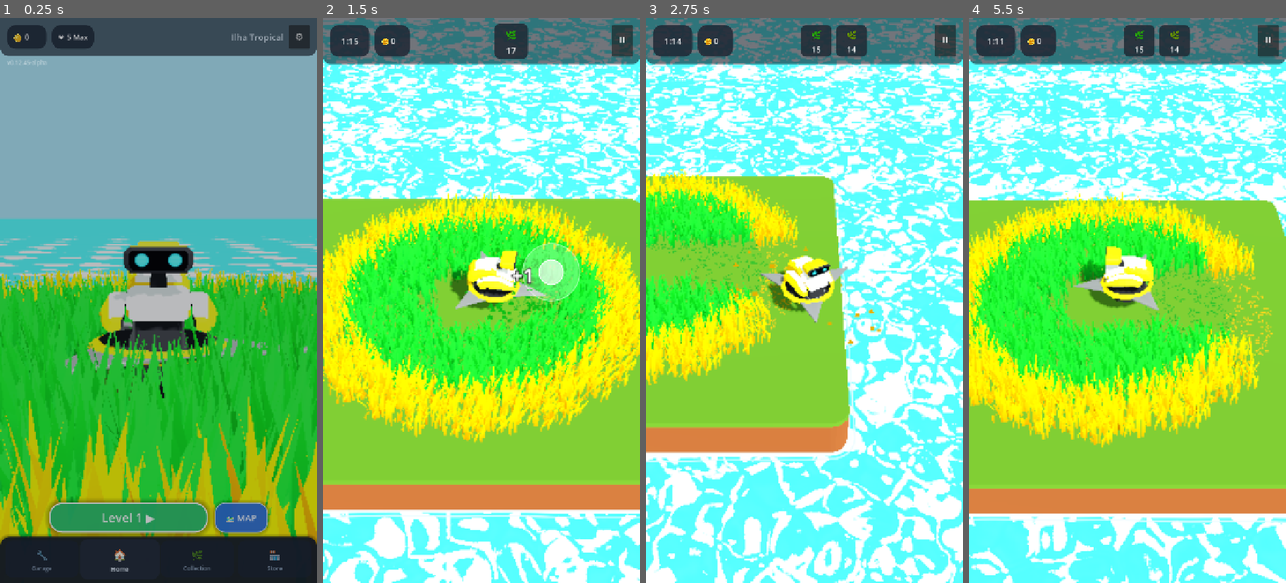
Above: before the commit, frames 1-4 (left to right).
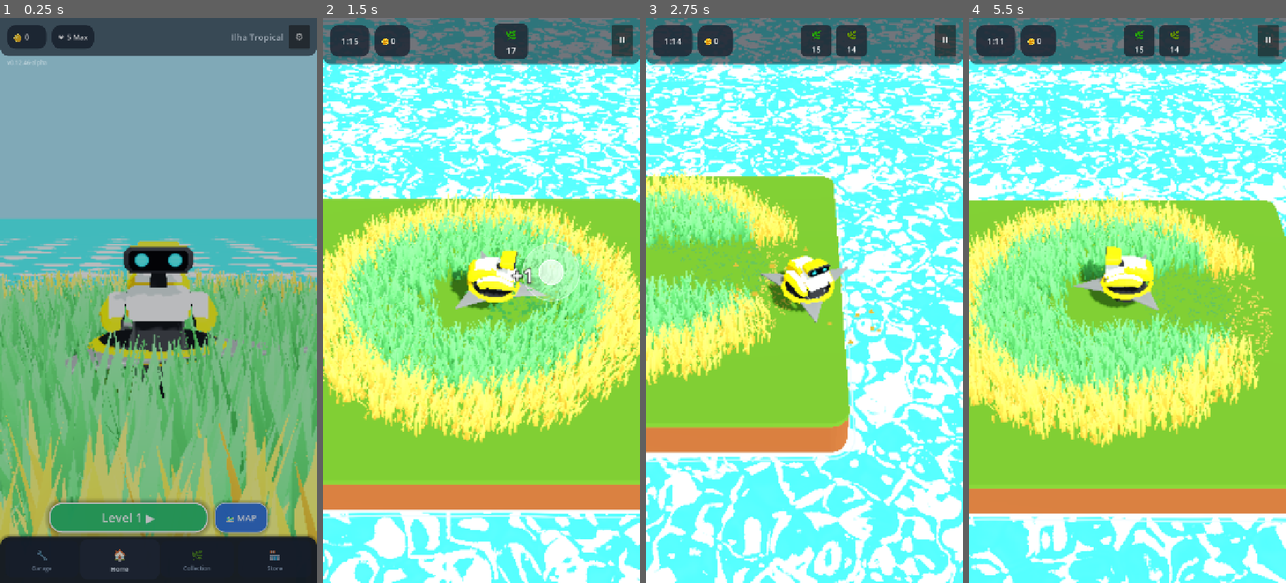
Above: after the commit, the same moments.

Repository: rogerbif/grass-cut-bot
Game: Godot game, scene res://scenes/menu/main_menu.tscn
Two runs of this game, one before a commit and one after it. Both use one fixed random seed, a clock stepped at 60 frames per second and the inputs below.
Inputs (mouse positions are in pixels of both pictures, inside the frame that each line leads up to):
- Up to frame 1 (0.25 s): no input
- Up to frame 2 (1.5 s): click "Level 1 ▶" at 0.5 s; tap Enter at 1.25 s; move the mouse to (551, 272) at 1.27 s; hold Right (ui_right) from 1.28 s (still down); hold Alt from 1.28 s (still down); click (551, 272) at 1.42 s
- Up to frame 3 (2.75 s): release Right (ui_right) at 2 s; release Alt at 2 s; drag from (741, 328) to (788, 413) at 2.02 s
- Up to frame 4 (5.5 s): move the mouse to (1159, 176) at 2.77 s; hold Right (ui_right) 2.78-3.5 s; tap Z at 2.85 s; drag from (1111, 413) to (1032, 215) at 3.52 s; move the mouse to (1222, 385) at 4.27 s; hold Left (ui_left) 4.28-5 s; tap 1 at 4.35 s; drag from (1032, 215) to (1079, 159) at 5.02 s

The runs differ from the first frame. In frame 1, 38% of the frame differs, in the area x 0-100%, y 7-93%; in frame 2, 31%; in frame 3, 10%; in frame 4, 27%.

Commit message:
feat(art): gramas 20% mais desaturadas e suaves para contraste com flores (v0.12.46-alpha)

Diff:
--- a/project.godot
+++ b/project.godot
@@ -11,7 +11,7 @@
 [application]
 
 config/name="Grass Cut Bot"
-config/version="0.12.45-alpha"
+config/version="0.12.46-alpha"
 run/main_scene="res://scenes/menu/main_menu.tscn"
 config/features=PackedStringArray("4.7", "Mobile")
 boot_splash/image="uid://3pegaomvcdut"
--- a/scripts/core/game_version.gd
+++ b/scripts/core/game_version.gd
@@ -7,7 +7,7 @@
 
 const MAJOR: int = 0
 const MINOR: int = 12
-const PATCH: int = 45
+const PATCH: int = 46
 const STAGE: String = "ALPHA" # "PRE-ALPHA", "ALPHA", "BETA", "RC", "RELEASE"
 const BUILD_TYPE: String = "dev" # "dev", "nightly", "public"
 
--- a/scripts/editor/level_editor.gd
+++ b/scripts/editor/level_editor.gd
@@ -39,15 +39,15 @@
 
 	match v_type:
 		"grass_yellow":
-			mat.albedo_color = Color(0.88, 0.76, 0.04, 1.0)
+			mat.albedo_color = Color(0.88, 0.80, 0.32, 1.0)
 		"grass_blue":
-			mat.albedo_color = Color(0.06, 0.48, 0.90, 1.0)
+			mat.albedo_color = Color(0.34, 0.62, 0.90, 1.0)
 		"grass_purple":
-			mat.albedo_color = Color(0.61, 0.17, 0.85, 1.0)
+			mat.albedo_color = Color(0.69, 0.39, 0.85, 1.0)
 		"grass_white":
 			mat.albedo_color = Color(0.92, 0.94, 0.96, 1.0)
 		"grass_red":
-			mat.albedo_color = Color(0.88, 0.09, 0.11, 1.0)
+			mat.albedo_color = Color(0.88, 0.35, 0.37, 1.0)
 		"grass_black":
 			mat.albedo_color = Color(0.18, 0.18, 0.22, 1.0)
 		"wheat":
@@ -55,7 +55,7 @@
 		"flower":
 			mat.albedo_color = Color(0.95, 0.35, 0.65, 1.0)
 		_:
-			mat.albedo_color = Color(0.14, 0.72, 0.19, 1.0) # grass_green
+			mat.albedo_color = Color(0.34, 0.72, 0.37, 1.0) # grass_green
 
 	_editor_vector_materials[v_type] = mat
 	return mat
--- a/scripts/editor/tile_palette_db.gd
+++ b/scripts/editor/tile_palette_db.gd
@@ -66,7 +66,7 @@
 		"id": "grass_green",
 		"name": "Grama Verde",
 		"icon": "🌿",
-		"color": Color(0.14, 0.78, 0.23),
+		"color": Color(0.36, 0.78, 0.41),
 		"goal_key": "grass",
 		"category": "grass"
 	},
@@ -74,7 +74,7 @@
 		"id": "grass_yellow",
 		"name": "Grama Amarela (1x)",
 		"icon": "🌼",
-		"color": Color(0.95, 0.77, 0.05),
+		"color": Color(0.95, 0.83, 0.35),
 		"goal_key": "grass",
 		"category": "grass"
 	},
@@ -82,7 +82,7 @@
 		"id": "grass_blue",
 		"name": "Grama Azul",
 		"icon": "💠",
-		"color": Color(0.11, 0.63, 0.96),
+		"color": Color(0.39, 0.74, 0.96),
 		"goal_key": "grass",
 		"category": "grass"
 	},
@@ -90,7 +90,7 @@
 		"id": "grass_purple",
 		"name": "Grama Violeta",
 		"icon": "🔮",
-		"color": Color(0.68, 0.24, 0.92),
+		"color": Color(0.76, 0.46, 0.92),
 		"goal_key": "grass",
 		"category": "grass"
 	},
@@ -106,7 +106,7 @@
 		"id": "grass_red",
 		"name": "Grama Vermelha",
 		"icon": "❤️",
-		"color": Color(0.95, 0.08, 0.11),
+		"color": Color(0.95, 0.37, 0.38),
 		"goal_key": "grass",
 		"category": "grass"
 	},
--- a/scripts/menu/island_node.gd
+++ b/scripts/menu/island_node.gd
@@ -141,15 +141,15 @@
 
 	match v_type:
 		"grass_yellow":
-			mat.albedo_color = Color(0.88, 0.76, 0.04, 1.0)
+			mat.albedo_color = Color(0.88, 0.80, 0.32, 1.0)
 		"grass_blue":
-			mat.albedo_color = Color(0.06, 0.48, 0.90, 1.0)
+			mat.albedo_color = Color(0.34, 0.62, 0.90, 1.0)
 		"grass_purple":
-			mat.albedo_color = Color(0.61, 0.17, 0.85, 1.0)
+			mat.albedo_color = Color(0.69, 0.39, 0.85, 1.0)
 		"grass_white":
 			mat.albedo_color = Color(0.92, 0.94, 0.96, 1.0)
 		"grass_red":
-			mat.albedo_color = Color(0.88, 0.09, 0.11, 1.0)
+			mat.albedo_color = Color(0.88, 0.35, 0.37, 1.0)
 		"grass_black":
 			mat.albedo_color = Color(0.18, 0.18, 0.22, 1.0)
 		"wheat":
@@ -157,7 +157,7 @@
 		"flower":
 			mat.albedo_color = Color(0.95, 0.35, 0.65, 1.0)
 		_:
-			mat.albedo_color = Color(0.14, 0.72, 0.19, 1.0) # grass_green
+			mat.albedo_color = Color(0.34, 0.72, 0.37, 1.0) # grass_green
 
 	_vector_materials[v_type] = mat
 	return mat
--- a/scripts/plants/vegetation_grid.gd
+++ b/scripts/plants/vegetation_grid.gd
@@ -467,17 +467,17 @@
 static func _resolve_clipping_color(v_type: String) -> Color:
 	match v_type:
 		"grass_green":
-			return Color(0.07, 0.36, 0.07, 1.0)
+			return Color(0.17, 0.36, 0.17, 1.0)
 		"grass_yellow":
-			return Color(0.56, 0.42, 0.00, 1.0)
+			return Color(0.56, 0.46, 0.18, 1.0)
 		"grass_blue":
-			return Color(0.04, 0.25, 0.42, 1.0)
+			return Color(0.16, 0.31, 0.42, 1.0)
 		"grass_purple":
-			return Color(0.31, 0.09, 0.38, 1.0)
+			return Color(0.33, 0.19, 0.38, 1.0)
 		"grass_white":
-			return Color(0.62, 0.68, 0.60, 1.0)
+			return Color(0.70, 0.73, 0.68, 1.0)
 		"grass_red":
-			return Color(0.48, 0.07, 0.05, 1.0)
+			return Color(0.48, 0.21, 0.19, 1.0)
 		"grass_black":
 			return Color(0.12, 0.14, 0.12, 1.0)
 		"wheat":
@@ -1247,7 +1247,7 @@
 		return Color(0.88, 0.30, 1.0, 1.0)
 	if v_type == "flower":
 		return Color(1.0, 0.18, 0.65, 1.0)
-	return Color(0.12, 0.75, 0.18, 1.0)
+	return Color(0.30, 0.70, 0.32, 1.0)
 
 
 func _get_game_manager() -> Node:
--- a/shaders/interactive_grass.gdshader
+++ b/shaders/interactive_grass.gdshader
@@ -13,11 +13,11 @@
 uniform float wind_strength : hint_range(0.0, 1.0) = 0.12;
 
 // Gradiente de cor fosco Low Poly (base -> topo)
-uniform vec4 color_base : source_color = vec4(0.06, 0.42, 0.11, 1.0);
-uniform vec4 color_top : source_color = vec4(0.10, 0.70, 0.12, 1.0);
+uniform vec4 color_base : source_color = vec4(0.18, 0.42, 0.21, 1.0);
+uniform vec4 color_top : source_color = vec4(0.30, 0.70, 0.32, 1.0);
 uniform float roughness : hint_range(0.0, 1.0) = 0.9;
 uniform float specular : hint_range(0.0, 1.0) = 0.15;
-uniform float vibrancy : hint_range(0.0, 1.0) = 0.10;
+uniform float vibrancy : hint_range(0.0, 1.0) = 0.0;
 
 void vertex() {
 	// Converte para coordenadas globais de mundo
--- a/shaders/interactive_grass_blue_material.tres
+++ b/shaders/interactive_grass_blue_material.tres
@@ -8,8 +8,8 @@
 shader_parameter/interact_power = 0.29
 shader_parameter/wind_speed = 2.5
 shader_parameter/wind_strength = 0.1
-shader_parameter/color_base = Color(0, 0.27, 0.62, 1)
-shader_parameter/color_top = Color(0, 0.49, 0.95, 1)
+shader_parameter/color_base = Color(0.14, 0.35, 0.62, 1)
+shader_parameter/color_top = Color(0.24, 0.61, 0.95, 1)
 shader_parameter/roughness = 0.88
 shader_parameter/specular = 0.15
-shader_parameter/vibrancy = 0.1
+shader_parameter/vibrancy = 0.0
--- a/shaders/interactive_grass_material.tres
+++ b/shaders/interactive_grass_material.tres
@@ -8,8 +8,8 @@
 shader_parameter/interact_power = 0.29
 shader_parameter/wind_speed = 2.5
 shader_parameter/wind_strength = 0.1
-shader_parameter/color_base = Color(0.06, 0.42, 0.11, 1)
-shader_parameter/color_top = Color(0.1, 0.7, 0.12, 1)
+shader_parameter/color_base = Color(0.18, 0.42, 0.21, 1)
+shader_parameter/color_top = Color(0.3, 0.7, 0.32, 1)
 shader_parameter/roughness = 0.88
 shader_parameter/specular = 0.15
-shader_parameter/vibrancy = 0.1
+shader_parameter/vibrancy = 0.0
--- a/shaders/interactive_grass_purple_material.tres
+++ b/shaders/interactive_grass_purple_material.tres
@@ -8,8 +8,8 @@
 shader_parameter/interact_power = 0.29
 shader_parameter/wind_speed = 2.5
 shader_parameter/wind_strength = 0.1
-shader_parameter/color_base = Color(0.28, 0, 0.55, 1)
-shader_parameter/color_top = Color(0.49, 0, 0.92, 1)
+shader_parameter/color_base = Color(0.35, 0.15, 0.55, 1)
+shader_parameter/color_top = Color(0.62, 0.28, 0.92, 1)
 shader_parameter/roughness = 0.88
 shader_parameter/specular = 0.15
-shader_parameter/vibrancy = 0.1
+shader_parameter/vibrancy = 0.0
--- a/shaders/interactive_grass_red_material.tres
+++ b/shaders/interactive_grass_red_material.tres
@@ -8,8 +8,8 @@
 shader_parameter/interact_power = 0.29
 shader_parameter/wind_speed = 2.5
 shader_parameter/wind_strength = 0.1
-shader_parameter/color_base = Color(0.52, 0, 0.02, 1)
-shader_parameter/color_top = Color(0.95, 0.03, 0.05, 1)
+shader_parameter/color_base = Color(0.52, 0.15, 0.17, 1)
+shader_parameter/color_top = Color(0.95, 0.33, 0.35, 1)
 shader_parameter/roughness = 0.88
 shader_parameter/specular = 0.15
-shader_parameter/vibrancy = 0.1
+shader_parameter/vibrancy = 0.0
--- a/shaders/interactive_grass_white_material.tres
+++ b/shaders/interactive_grass_white_material.tres
@@ -8,8 +8,8 @@
 shader_parameter/interact_power = 0.29
 shader_parameter/wind_speed = 2.5
 shader_parameter/wind_strength = 0.1
-shader_parameter/color_base = Color(0.66, 0.71, 0.78, 1)
-shader_parameter/color_top = Color(0.95, 0.96, 1, 1)
+shader_parameter/color_base = Color(0.7, 0.73, 0.78, 1)
+shader_parameter/color_top = Color(0.97, 0.98, 1, 1)
 shader_parameter/roughness = 0.88
 shader_parameter/specular = 0.15
-shader_parameter/vibrancy = 0.06
+shader_parameter/vibrancy = 0.0
--- a/shaders/interactive_grass_yellow_material.tres
+++ b/shaders/interactive_grass_yellow_material.tres
@@ -8,8 +8,8 @@
 shader_parameter/interact_power = 0.29
 shader_parameter/wind_speed = 2.5
 shader_parameter/wind_strength = 0.1
-shader_parameter/color_base = Color(0.65, 0.39, 0, 1)
-shader_parameter/color_top = Color(1, 0.63, 0, 1)
+shader_parameter/color_base = Color(0.65, 0.45, 0.15, 1)
+shader_parameter/color_top = Color(1, 0.72, 0.24, 1)
 shader_parameter/roughness = 0.88
 shader_parameter/specular = 0.15
-shader_parameter/vibrancy = 0.1
+shader_parameter/vibrancy = 0.0
--- a/shaders/interactive_wheat_material.tres
+++ b/shaders/interactive_wheat_material.tres
@@ -8,8 +8,8 @@
 shader_parameter/interact_power = 0.26
 shader_parameter/wind_speed = 2.0
 shader_parameter/wind_strength = 0.07
-shader_parameter/color_base = Color(0.65, 0.46, 0.05, 1)
-shader_parameter/color_top = Color(0.96, 0.76, 0.03, 1)
+shader_parameter/color_base = Color(0.65, 0.53, 0.25, 1)
+shader_parameter/color_top = Color(0.96, 0.82, 0.34, 1)
 shader_parameter/roughness = 0.9
 shader_parameter/specular = 0.15
-shader_parameter/vibrancy = 0.1
+shader_parameter/vibrancy = 0.0
Not shown, changed: export_presets.cfg
Not shown, changed: docs/01_visao_geral_e_gdd/DIRECAO_DE_ARTE_E_VISUAL.md
Not shown, added: docs/historico_melhorias/121_gramas_20_porcento_mais_desaturadas_contraste_flores.md
Not shown, changed: docs/historico_melhorias/INDICE_MELHORIAS.md
